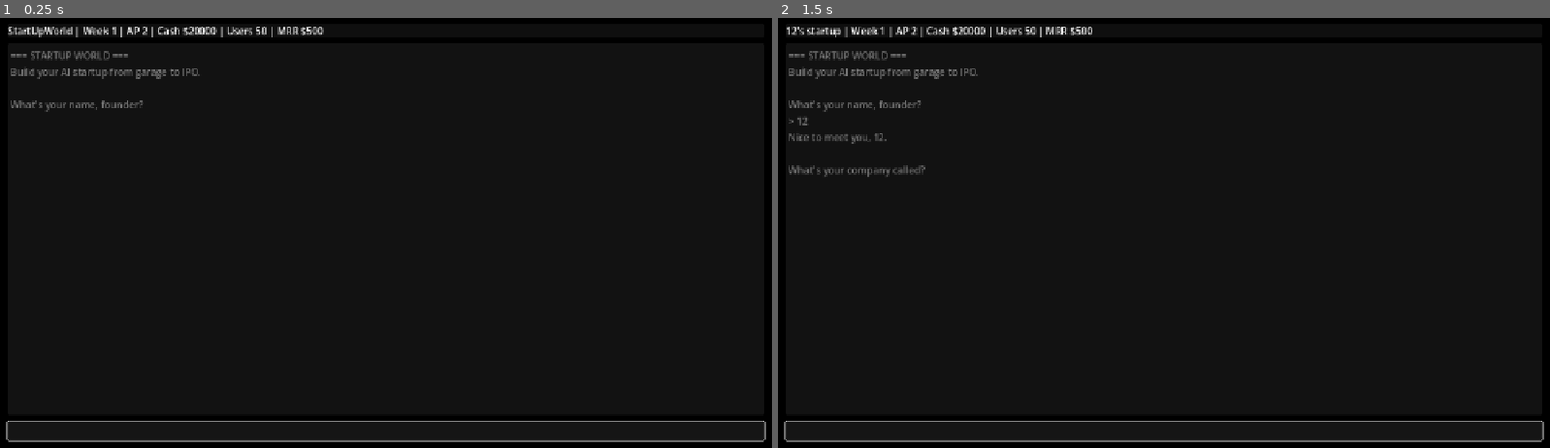
Above: before the commit, frames 1-2 (left to right).
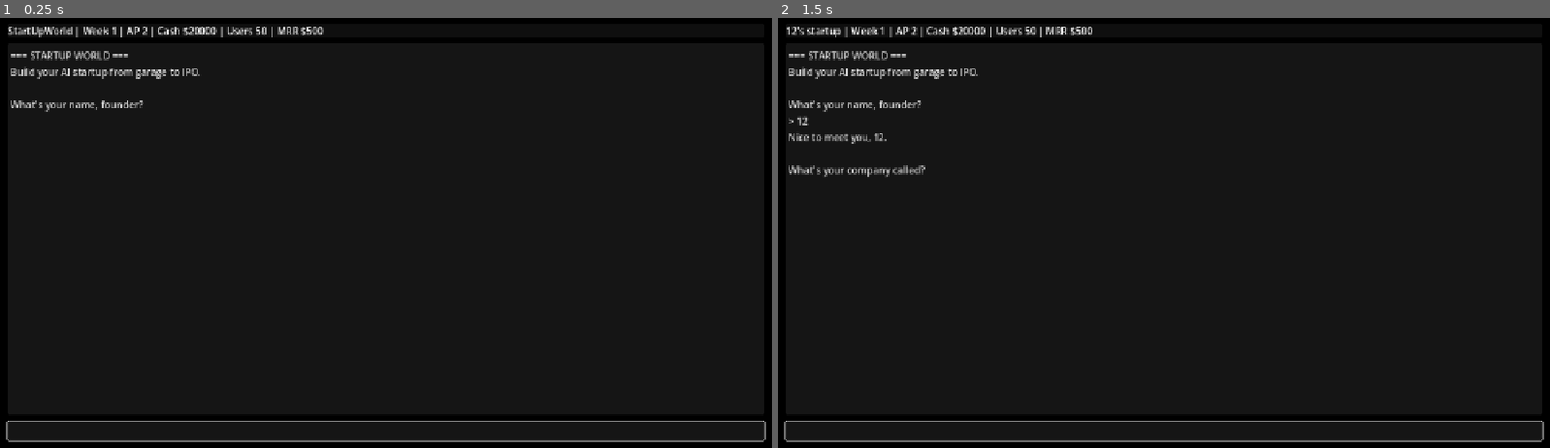
Above: after the commit, the same moments.

Repository: jmslerner/StartUpWorld
Game: Godot game, scene res://scenes/main.tscn
Same seed, same stepped clock (60 frames per second), same inputs: the game is played once before the commit and once after it.
Inputs (mouse positions are in pixels of both pictures, inside the frame that each line leads up to):
- Up to frame 1 (0.25 s): no input
- Up to frame 2 (1.5 s): click (1164, 430) at 0.52 s; type "12" at 0.6 s; tap Enter at 1.25 s

The runs differ from the first frame. In frame 1, 0.6% of the frame differs, in the area x 1-26%, y 7-22%; in frame 2, 0.9%, in the area x 1-26%, y 7-37%.

Commit message:
Fix web log text visibility

Diff:
--- a/scenes/Terminal.tscn
+++ b/scenes/Terminal.tscn
@@ -35,7 +35,7 @@
 [node name="Log" type="TextEdit" parent="Layout/LogPanel"]
 size_flags_horizontal = 3
 size_flags_vertical = 3
-editable = false
+editable = true
 context_menu_enabled = false
 selecting_enabled = true
 focus_mode = 0
Not shown, changed: web/index.html
Not shown, changed: web/index.pck
